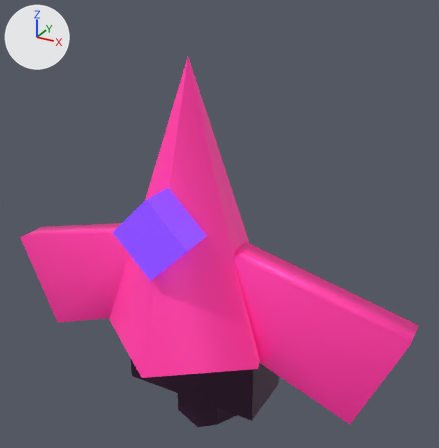
Two versions of the glTF model public/models/enemies/enemy-drone.glb, one commit apart.
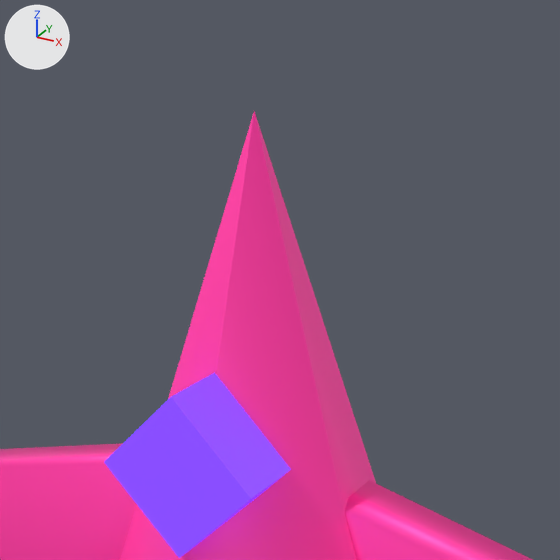
There are two pictures of each version: one whole from a 50 mm lens placed at (0.674, -1.121, 0.675), pointed at (0.047, 0.018, 0.105), one close up on the part from 14% to 78% of the width and 0% to 63% of the height. Lighting does not change. The marker at upper left points along +X, +Y and +Z. The older version's two pictures come first. Where no turn or scale is listed for an object, it has been applied to the vertices.

Names of what the first close-up shows: 'body_core', 'center_eye', 'left_claw_wing', 'right_claw_wing'.
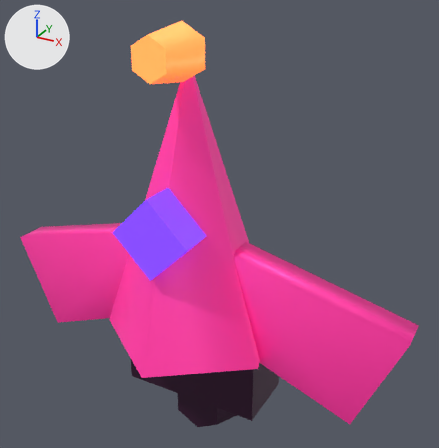
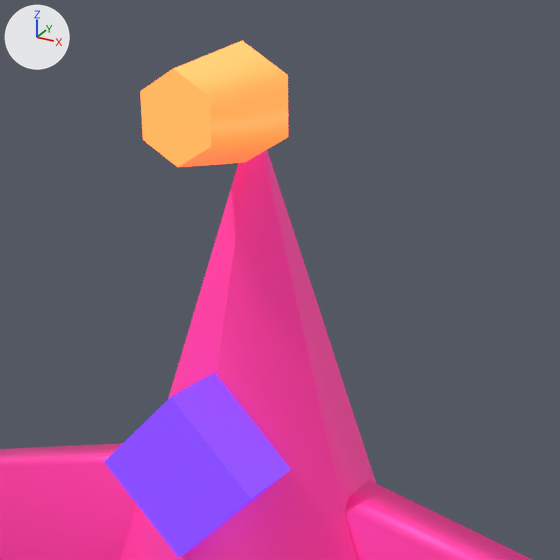
Patch to the scene script:
```diff
--- a/public/models/enemies/enemy-drone.glb.py
+++ b/public/models/enemies/enemy-drone.glb.py
@@ mat_material_3 @@
+mat_material_3 = principled_material('Material_3')
+mat_material_3.base_color = (1.0, 0.624, 0.195)  # orange #ffcf7a
+mat_material_3.metallic = 0.18
+mat_material_3.emission_color = (1.0, 0.107, 0.007)  # orange #ff5c14
+mat_material_3.emission_strength = 1.35
@@ me_mesh_5_1 @@
+me_mesh_5_1.from_pydata([(0.0, -0.06, -0.045), (0.039, -0.06, -0.0225), (0.039, -0.06, 0.0225), (0.0, -0.06, 0.045), (-0.039, -0.06, 0.0225), (-0.039, -0.06, -0.0225), (0.0, -0.06, -0.045), (0.0, 0.06, -0.06), (0.052, 0.06, -0.03), (0.052, 0.06, 0.03), (0.0, 0.06, 0.06), (-0.052, 0.06, 0.03), (-0.052, 0.06, -0.03), (0.0, 0.06, -0.06), (0.0, -0.06, 0.0), (0.0, 0.06, 0.0)], [], [(0, 7, 1), (7, 8, 1), (1, 8, 2), (8, 9, 2), (2, 9, 3), (9, 10, 3), (3, 10, 4), (10, 11, 4), (4, 11, 5), (11, 12, 5), (5, 12, 6), (12, 13, 6), (0, 1, 14), (1, 2, 14), (2, 3, 14), (3, 4, 14), (4, 5, 14), (5, 6, 14), (8, 7, 15), (9, 8, 15), (10, 9, 15), (11, 10, 15), (12, 11, 15), (13, 12, 15)])
+me_mesh_5_1.materials.append(mat_material_3)  # orange #ffcf7a, glowing orange #ff5c14
@@ ob_micro_muzzle @@
+ob_micro_muzzle = bpy.data.objects.new('micro_muzzle', me_mesh_5_1)
+ob_micro_muzzle.location = (0.0, -0.11, 0.5)
```

Pixel boxes (x1, y1, x2, y2) of what changed, in the close-ups (560 x 560 px):
'micro_muzzle', added (orange)
    after: (140, 41, 288, 167)
